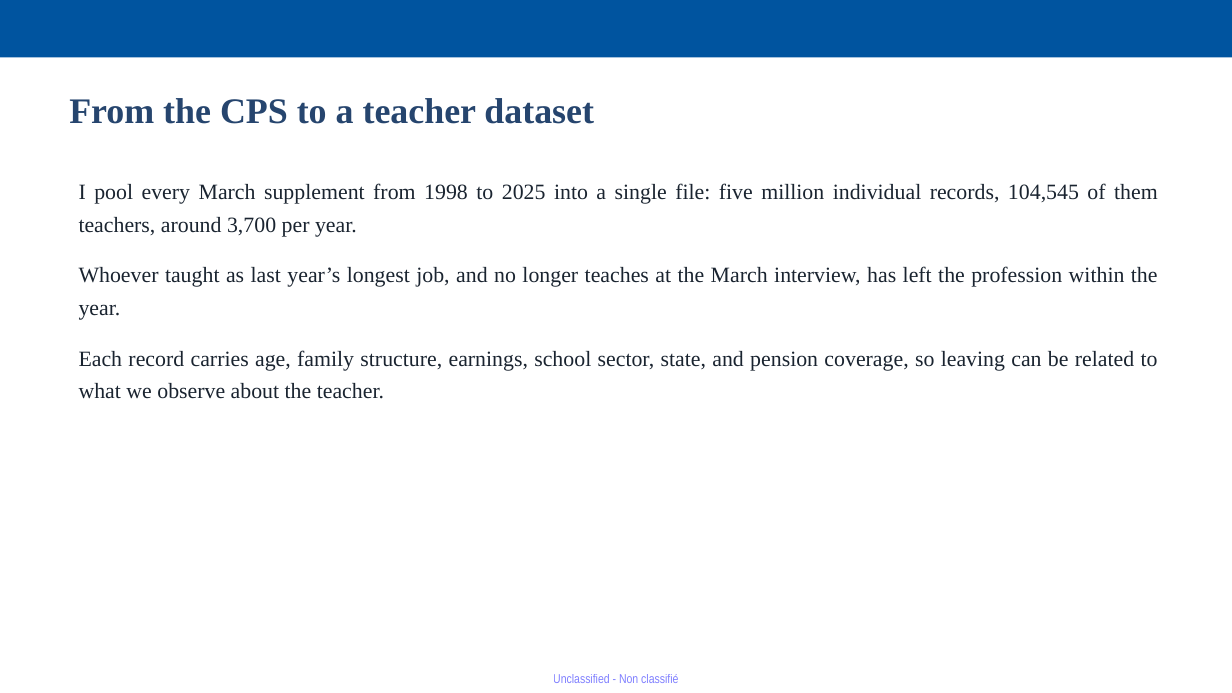
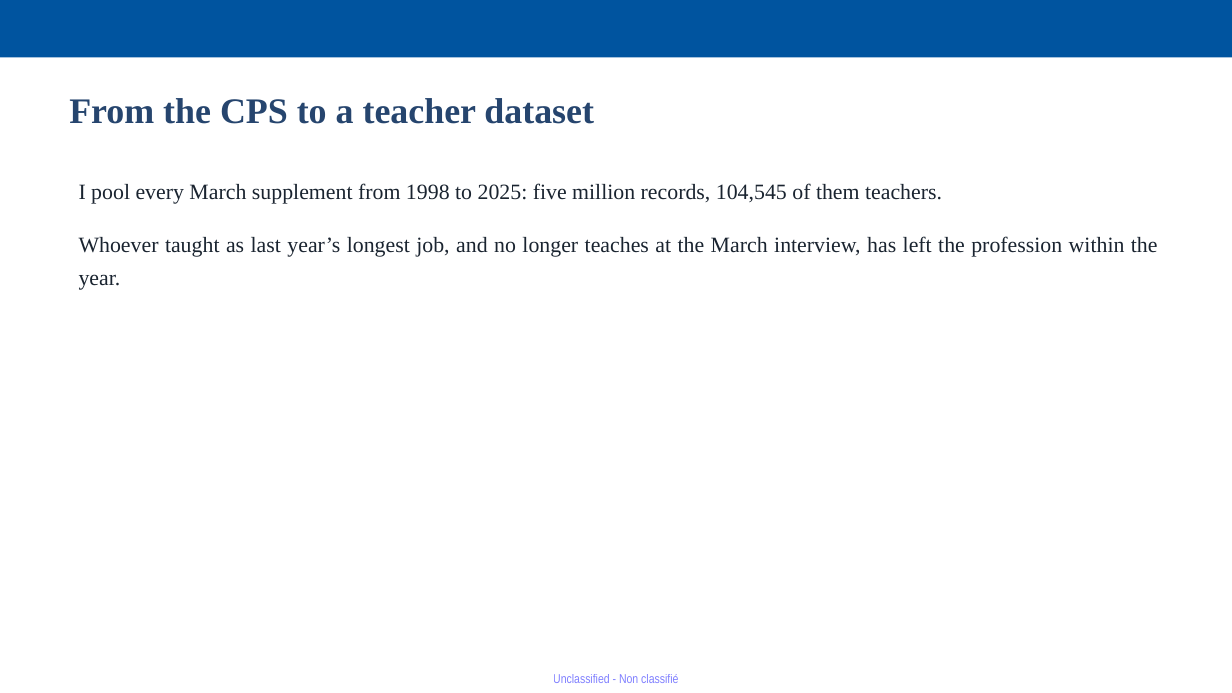
Before and after one commit to jedr1-ship-it/Alternative-Pathways----Quant, a slide deck: slide 6 of report/Proyect_US_v4.pptx. Drawn at 1232x693 pixels with LibreOffice and Linux fonts; fonts in the diff are those of the drawing. Boxes give left, top, right and bottom in pixels: in the first picture for what was removed or moved away, otherwise in the second. Text is boxed around its words. In the diff, an @@ line names an element or a change of style, - is before the commit and + after.

```diff
--- a/report/Proyect_US_v4.pptx
+++ b/report/Proyect_US_v4.pptx
@@ text at bbox=[79, 183, 942, 204]: text changed @@
-I pool every March supplement from 1998 to 2025 into a single file: five million individual records, 104,545 of them teachers, around 3,700 per year.
+I pool every March supplement from 1998 to 2025: five million records, 104,545 of them teachers.
@@ text at bbox=[79, 236, 1158, 290]: less space between paragraphs @@
@@ text at bbox=[79, 350, 1158, 399]: paragraph removed @@
-Each record carries age, family structure, earnings, school sector, state, and pension coverage, so leaving can be related to what we observe about the teacher.
```
Also in this commit, not shown: 4 other slides changed, 1 slide added, 1 slide removed, 1 other file.
